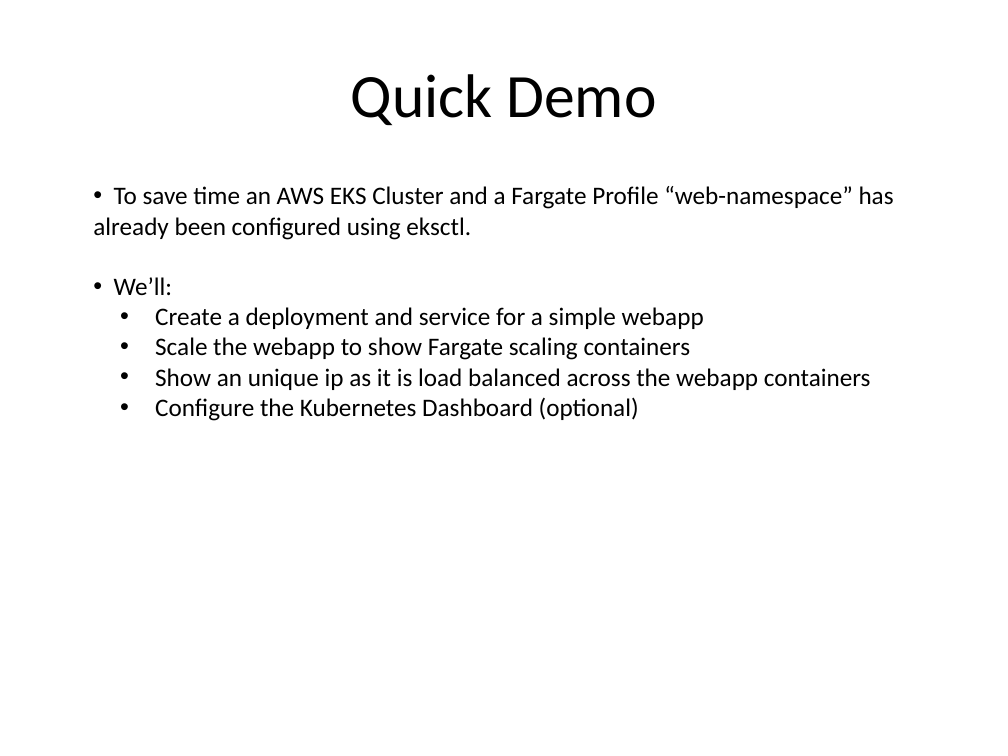
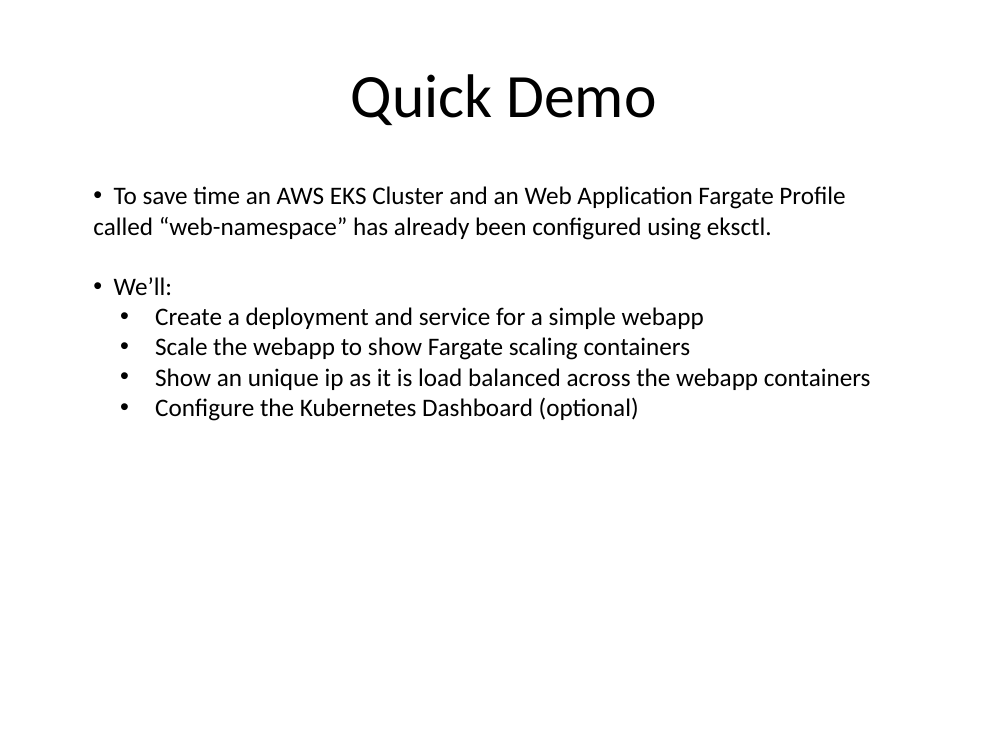
Before and after one commit to kskalvar/aws-eks-cluster-fargate-quickstart, a slide deck: slide 8 of slides/AWS-EKS-Cluster-Fargate-Quickstart.pptx (slide 9 before the commit). Drawn at 1008x756 pixels with LibreOffice and Linux fonts; fonts in the diff are those of the drawing; background and template pictures are left out. Boxes give left, top, right and bottom in pixels: in the first picture for what was removed or moved away, otherwise in the second. Text is boxed around its words. In the diff, an @@ line names an element or a change of style, - is before the commit and + after.

```diff
--- a/slides/AWS-EKS-Cluster-Fargate-Quickstart.pptx
+++ b/slides/AWS-EKS-Cluster-Fargate-Quickstart.pptx
@@ text at (93,186,845,240): text changed @@
-• To save time an AWS EKS Cluster and a Fargate Profile “web-namespace” has already been configured using eksctl.
+• To save time an AWS EKS Cluster and an Web Application Fargate Profile called “web-namespace” has already been configured using eksctl.
```
Also in this commit, not shown: 3 other slides changed, 1 slide added, 2 slides removed.
